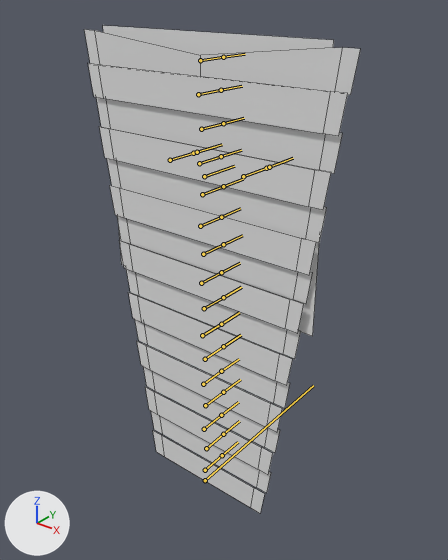
Renders of the FBX model Finger Guns/Assets/Art/Bosses/Elemental/Elemental_Air.fbx from each side of a commit.
Camera for both pictures: a 50 mm lens placed at (2.73, -3.2, 3.98), pointed at (0.09, 0.1, 1.94). The axes (+X, +Y, +Z) are drawn at lower left. The lights are the same throughout. Both versions are drawn at frame 1 of the action 'Rig_Elemental|Breathe'; the numbers are the values there. The bones that bend it are drawn over the model as lines. Mesh edges are drawn as thin lines.

Objects in the first picture: 'Elemental_Air'.
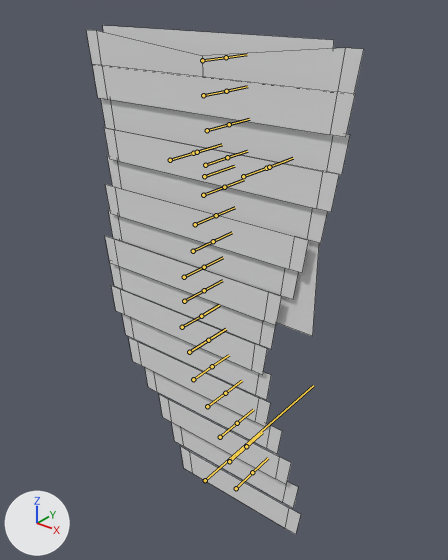
Pixel boxes (x1, y1, x2, y2) of what changed, in the pictures (448 x 560 px):
'Elemental_Air', posed: before (84, 26, 360, 513); after (86, 26, 364, 534)
bone 'Wind Band.000', root to tip: before (205, 470) to (222, 455); after (236, 488) to (252, 472)
bone 'Wind Band.001', root to tip: before (206, 448) to (223, 434); after (229, 461) to (246, 446)
bone 'Wind Band.002', root to tip: before (204, 429) to (221, 415); after (220, 437) to (237, 423)
bone 'Wind Band.003', root to tip: before (205, 405) to (223, 392); after (207, 406) to (225, 393)
bone 'Wind Band.004', root to tip: before (203, 384) to (221, 371); after (193, 379) to (212, 366)
bone 'Wind Band.005', root to tip: before (205, 359) to (223, 346); after (189, 352) to (208, 340)
bone 'Wind Band.006', root to tip: before (202, 335) to (221, 324); after (182, 327) to (201, 316)
bone 'Wind Band.007', root to tip: before (204, 308) to (223, 297); after (184, 301) to (204, 290)
bone 'Wind Band.008', root to tip: before (201, 283) to (221, 272); after (184, 277) to (204, 267)
bone 'Wind Band.009', root to tip: before (203, 254) to (223, 244); after (193, 251) to (213, 241)
bone 'Wind Band.010', root to tip: before (200, 226) to (221, 217); after (195, 224) to (216, 215)
bone 'Wind Band.012', root to tip: before (199, 163) to (221, 156); after (205, 165) to (227, 157)
bone 'Wind Band.013', root to tip: before (201, 129) to (223, 123); after (207, 130) to (229, 124)
bone 'Wind Band.014', root to tip: before (198, 94) to (221, 90); after (203, 95) to (226, 91)
bone 'Wind Band.015', root to tip: before (200, 60) to (223, 57); after (202, 60) to (226, 57)

The edits, one by one:
Bone 'Wind Band.000' (bone_wind_band_000) moves from (0.0, 0.0, 0.0) to (-0.343, 0.001, 0.001).
Bone 'Wind Band.001' (bone_wind_band_001) moves from (0.0, 0.0, 0.0) to (-0.254, 0.001, 0.001).
Bone 'Wind Band.002' (bone_wind_band_002) moves from (0.0, 0.0, 0.0) to (-0.168, 0.001, 0.001).
Bone 'Wind Band.003' (bone_wind_band_003) moves from (0.0, 0.0, 0.0) to (-0.018, 0.001, 0.001).
Bone 'Wind Band.004' (bone_wind_band_004) moves from (0.0, 0.0, 0.0) to (0.106, 0.001, 0.001).
Bone 'Wind Band.005' (bone_wind_band_005) moves from (0.0, 0.0, 0.0) to (0.163, 0.001, 0.001).
Bone 'Wind Band.006' (bone_wind_band_006) moves from (0.0, 0.0, 0.0) to (0.214, 0.001, 0.001).
Bone 'Wind Band.007' (bone_wind_band_007) moves from (0.0, 0.0, 0.0) to (0.202, 0.001, 0.001).
Bone 'Wind Band.008' (bone_wind_band_008) moves from (0.0, 0.0, 0.0) to (0.176, 0.001, 0.001).
Bone 'Wind Band.009' (bone_wind_band_009) moves from (0.0, 0.0, 0.0) to (0.102, 0.001, 0.001).
Bone 'Wind Band.010' (bone_wind_band_010) moves from (0.0, 0.0, 0.0) to (0.054, 0.001, 0.001).
Bone 'Wind Band.012' (bone_wind_band_012) moves from (0.0, 0.0, 0.0) to (-0.054, 0.001, 0.001).
Bone 'Wind Band.013' (bone_wind_band_013) moves from (0.0, 0.0, 0.0) to (-0.049, 0.001, 0.001).
Bone 'Wind Band.014' (bone_wind_band_014) moves from (0.0, 0.0, 0.0) to (-0.044, 0.001, 0.001).
Bone 'Wind Band.015' (bone_wind_band_015) moves from (0.0, 0.0, 0.0) to (-0.019, 0.001, 0.001).
